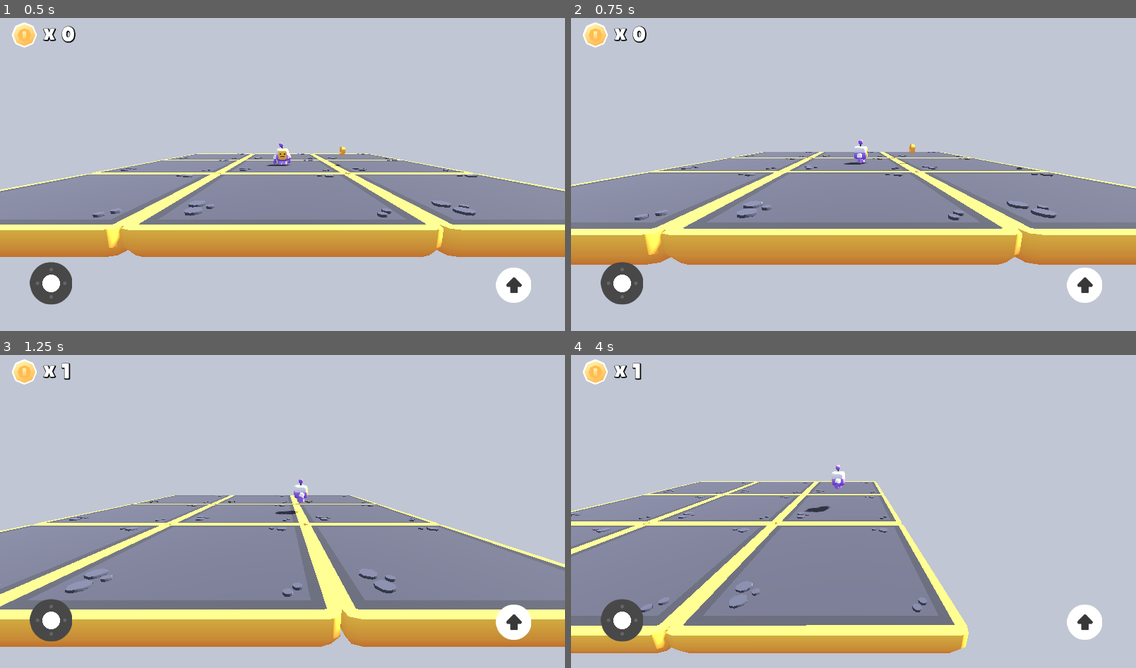
Above: before the commit, frames 1-4 (two rows, left to right).
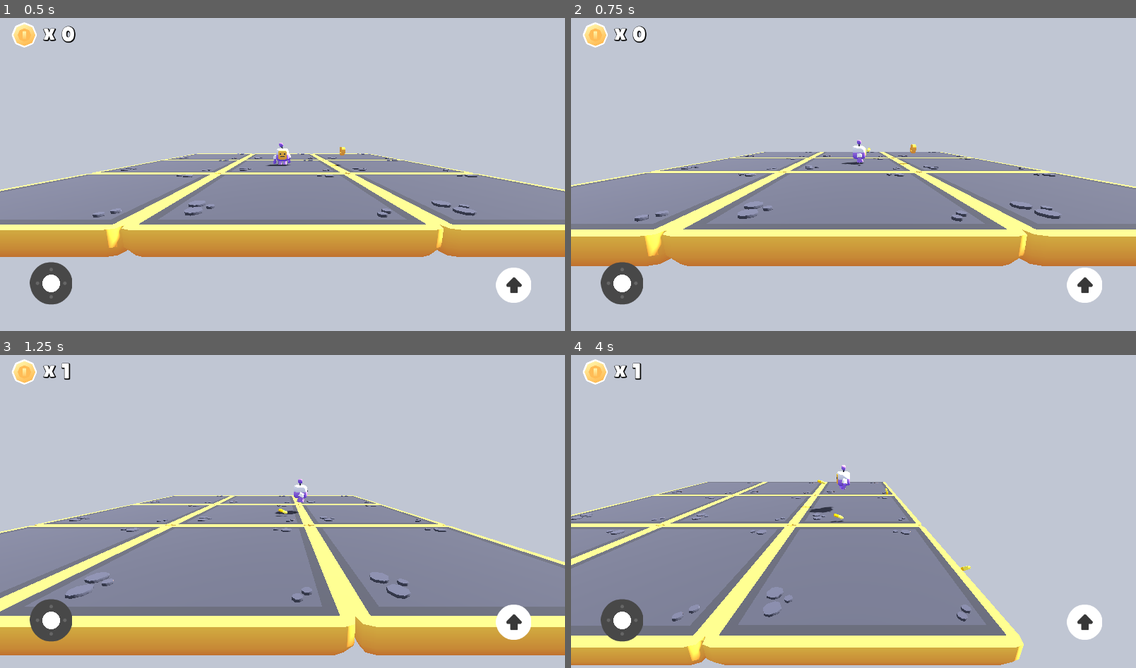
Above: after the commit, the same moments.

Repository: OliCunnington/mammoth_interactive_godot_advanced
Game: Godot game, scene res://new features/scenes/MainGame.tscn
The game is run twice, just before and just after one commit, with the same random seed, the same clock (stepped at 60 frames per second) and the same inputs.
Inputs (mouse positions are in pixels of both pictures, inside the frame that each line leads up to):
- Up to frame 1 (0.5 s): no input
- Up to frame 2 (0.75 s): move the mouse to (977, 155) at 0.52 s; hold D (move_right) from 0.53 s (still down); tap Q (shoot, bound only after the commit) at 0.6 s; click (977, 155) at 0.67 s
- Up to frame 3 (1.25 s): keep holding D (move_right); tap Space (jump) at 0.77 s
- Up to frame 4 (4 s): move the mouse to (740, 524) at 1.27 s; release D (move_right) at 1.28 s; hold S (move_back) 1.28-2.03 s; tap Down (camera_down) at 1.35 s; tap Space (jump) at 1.52, 3.02, 3.77 s; tap Q (shoot, bound only after the commit) every 0.75 s from 1.55 to 3.8 s; move the mouse to (910, 439) at 2.02 s; hold D (move_right) 2.03-2.78 s; tap Left (camera_left) at 2.1 s; move the mouse to (825, 574) at 2.77 s; hold W (move_forward) 2.78-3.53 s; tap Right (camera_right) at 2.85 s; click (825, 574) at 2.92 s; move the mouse to (1023, 558) at 3.52 s; hold A (move_left) from 3.53 s (still down); tap Up (camera_up) at 3.6 s

Frame 1 is identical in both runs. In frame 2, 2.4% of the frame differs, in the area x 0-100%, y 38-80%; in frame 3, 13%; in frame 4, 21%, in the area x 0-81%, y 35-100%.

Commit message:
bullet spawning

Diff:
--- /dev/null
+++ b/new features/scenes/Bullet.tscn
@@ -0,0 +1,19 @@
+[gd_scene load_steps=4 format=3 uid="uid://bkt7clelr8rhf"]
+
+[ext_resource type="Script" path="res://new features/scripts/Bullet.gd" id="1_ijdnv"]
+[ext_resource type="PackedScene" uid="uid://yl6f1gduqj3v" path="res://new features/models/bullet.gltf" id="2_xunxr"]
+
+[sub_resource type="SphereShape3D" id="SphereShape3D_7shek"]
+radius = 0.215213
+
+[node name="Bullet" type="Node3D"]
+script = ExtResource("1_ijdnv")
+
+[node name="RigidBody3D" type="RigidBody3D" parent="."]
+
+[node name="CollisionShape3D" type="CollisionShape3D" parent="RigidBody3D"]
+transform = Transform3D(1, 0, 0, 0, 1, 0, 0, 0, 1, 0, 0.218012, 0)
+shape = SubResource("SphereShape3D_7shek")
+
+[node name="blockbench_export" parent="RigidBody3D" instance=ExtResource("2_xunxr")]
+transform = Transform3D(1, 0, 0, 0, -4.37114e-08, 1, 0, -1, -4.37114e-08, 0, 0.211135, 0.206054)
--- a/new features/scenes/MainGame.tscn
+++ b/new features/scenes/MainGame.tscn
@@ -1,9 +1,10 @@
-[gd_scene load_steps=48 format=4 uid="uid://cpn36aqm2rnuk"]
+[gd_scene load_steps=49 format=4 uid="uid://cpn36aqm2rnuk"]
 
 [ext_resource type="PackedScene" uid="uid://bva7u83jvaqkb" path="res://new features/objects/BigPlatform.tscn" id="1_yhlne"]
 [ext_resource type="Script" path="res://new features/scripts/CameraHandler.gd" id="2_1tnyn"]
 [ext_resource type="Script" path="res://new features/scripts/NewPlayer.gd" id="2_2nhdo"]
 [ext_resource type="Texture2D" uid="uid://0odt7cvj574e" path="res://models/Textures/colormap.png" id="4_fimcg"]
+[ext_resource type="PackedScene" uid="uid://bkt7clelr8rhf" path="res://new features/scenes/Bullet.tscn" id="4_lbth3"]
 [ext_resource type="Script" path="res://new features/scripts/NewCoin.gd" id="5_36imb"]
 [ext_resource type="PackedScene" uid="uid://e64a4omgpcs" path="res://models/coin.glb" id="6_7xc6h"]
 [ext_resource type="Script" path="res://new features/scripts/NewHUD.gd" id="7_f6jaw"]
@@ -963,6 +964,8 @@
 transform = Transform3D(1, 0, 0, 0, 1, 0, 0, 0, 1, 0, -0.0813651, 0)
 script = ExtResource("2_2nhdo")
 view = NodePath("../View")
+bullet = ExtResource("4_lbth3")
+shoot_speed = 1.0
 
 [node name="character" type="Node3D" parent="NewPlayer"]
 transform = Transform3D(1, 0, 0, 0, 1, 0, 0, 0, 1, 0, 0.528254, 0)
@@ -1020,6 +1023,9 @@
 transform = Transform3D(1, 0, 0, 0, 1, 0, 0, 0, 1, 0, 1.04764, 0)
 shape = SubResource("CapsuleShape3D_xboq4")
 
+[node name="BulletSpawner" type="Node3D" parent="NewPlayer"]
+transform = Transform3D(1, 0, 0, 0, 1, 0, 0, 0, 1, 0, 1.01565, 0.619265)
+
 [node name="Coin" type="Area3D" parent="."]
 transform = Transform3D(1, 0, 0, 0, 1, 0, 0, 0, 1, 3, 1, 0)
 script = ExtResource("5_36imb")
--- /dev/null
+++ b/new features/scripts/Bullet.gd
@@ -0,0 +1,3 @@
+extends Node3D
+
+@onready var RB : RigidBody3D = $RigidBody3D
--- a/new features/scripts/NewPlayer.gd
+++ b/new features/scripts/NewPlayer.gd
@@ -2,10 +2,13 @@
 
 @export var view: Node3D
 @export var coins := 0
+@export var bullet : PackedScene
+@export var shoot_speed : float
 
 @onready var model = $character
 @onready var animation = $character/AnimationPlayer
 @onready var animation_tree := $character/AnimationTree
+@onready var bullet_spawner := $BulletSpawner
 
 signal coin_collected
 
@@ -35,6 +38,8 @@
 
 	velocity = applied_velocity
 	move_and_slide()
+	# animations call
+	handle_effects()
 
 	if position.y < -10:
 		get_tree().reload_current_scene()
@@ -53,7 +58,6 @@
 
 	previously_floored = is_on_floor()
 
-	handle_effects()
 
 
 func handle_effects():
@@ -97,6 +101,14 @@
 
 		if(jump_single): jump()
 
+	if Input.is_action_just_pressed("shoot"):
+		var shot = bullet.instantiate()
+		owner.add_child(shot)
+		shot.global_position = bullet_spawner.global_position
+		var velocity_vector = (bullet_spawner.global_position - Vector3(global_position.x, bullet_spawner.global_position.y, global_position.z)).normalized()
+		shot.RB.linear_velocity = velocity_vector * shoot_speed
+		shot.look_at(shot.global_position + velocity_vector, Vector3.UP)
+
 
 func jump():
 	gravity = -jump_strength
--- a/project.godot
+++ b/project.godot
@@ -103,6 +103,12 @@
 , Object(InputEventJoypadMotion,"resource_local_to_scene":false,"resource_name":"","device":-1,"axis":4,"axis_value":1.0,"script":null)
 ]
 }
+shoot={
+"deadzone": 0.5,
+"events": [Object(InputEventKey,"resource_local_to_scene":false,"resource_name":"","device":-1,"window_id":0,"alt_pressed":false,"shift_pressed":false,"ctrl_pressed":false,"meta_pressed":false,"pressed":false,"keycode":0,"physical_keycode":81,"key_label":0,"unicode":113,"location":0,"echo":false,"script":null)
+, Object(InputEventJoypadButton,"resource_local_to_scene":false,"resource_name":"","device":-1,"button_index":0,"pressure":0.0,"pressed":false,"script":null)
+]
+}
 
 [input_devices]
 
Not shown, added: new features/models/bullet.gltf
Not shown, added: new features/models/bullet.gltf.import
Binary file added: new features/models/bullet_0.png
Not shown, added: new features/models/bullet_0.png.import
